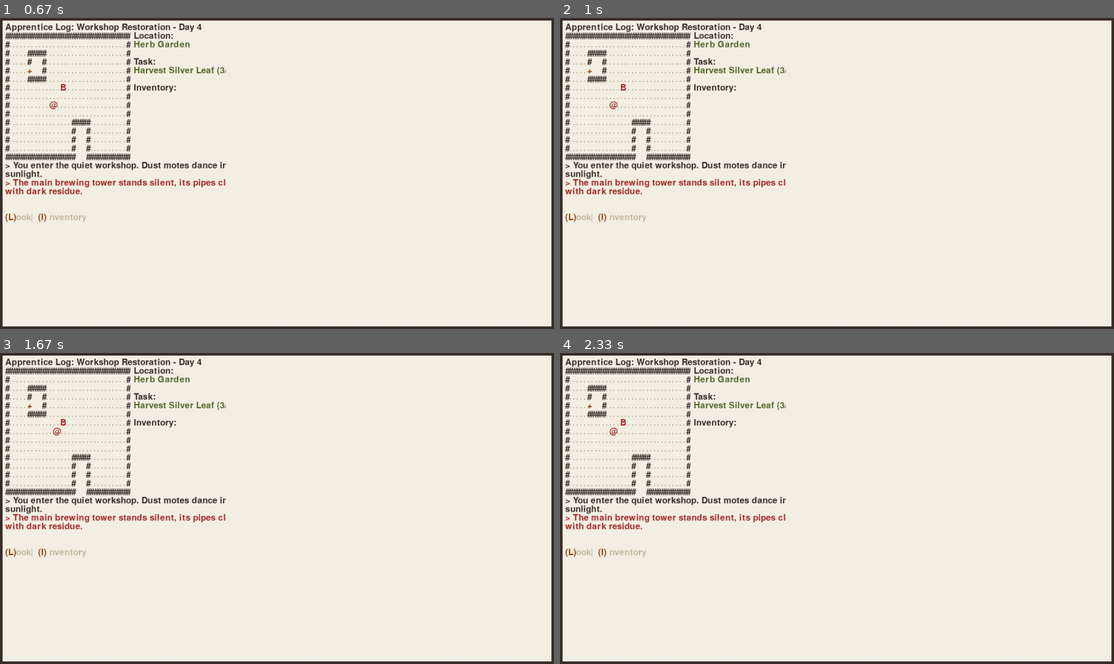
Above: before the commit, frames 1-4 (two rows, left to right).
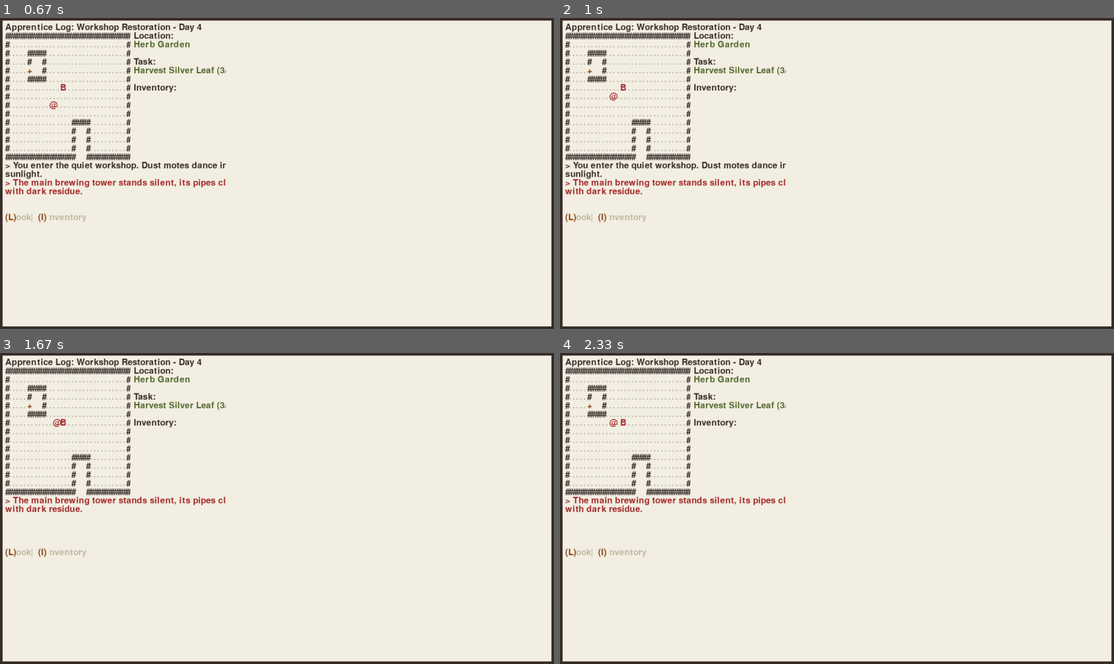
Above: after the commit, the same moments.

Repository: chenxing-dev/pygame-potion-crafter
Game: pygame game, started from src/main.py
Same seed, same stepped clock (60 frames per second), same inputs: the game is played once before the commit and once after it.
Inputs:
- Up to frame 1 (0.67 s): hold Right from 0.33 s (still down)
- Up to frame 2 (1 s): release Right at 0.8 s; hold Page Up from 0.83 s (still down); hold Up from 0.83 s (still down)
- Up to frame 3 (1.67 s): release Page Up at 1.13 s; release Up at 1.13 s; hold Up 1.17-1.47 s; hold Right from 1.5 s (still down); tap Page Down at 1.65 s
- Up to frame 4 (2.33 s): release Right at 1.97 s; hold Left from 2 s (still down)

Frame 1 is identical in both runs. In frame 2, less than 0.1% of the frame differs, in the area x 8-11%, y 23-30%; in frame 3, 1.4%; in frame 4, 1.4%, in the area x 0-41%, y 21-57%.

Commit message:
消息日志支持滚动以查看历史消息

Diff:
--- a/src/engine.py
+++ b/src/engine.py
@@ -70,6 +70,21 @@
             self.messages.append(("", color))
             return
 
+        # 分割消息以适应宽度
+        lines = self.split_message(message)
+
+        # Add all lines to message log
+        for line in lines:
+            self.messages.append((line, color))
+
+        # Keep message log manageable
+        if len(self.messages) > self.max_lines:
+            self.messages = self.messages[-self.max_lines:]
+
+        # Auto-scroll to bottom
+        self.scroll_to_bottom()
+
+    def split_message(self, message):
         # Split long messages into chunks that fit in the message area
         max_chars = GRID_WIDTH  # Max characters per line
         words = message.split()
@@ -103,16 +118,7 @@
         if current_line:
             lines.append(current_line)
 
-        # Add all lines to message log
-        for line in lines:
-            self.messages.append((line, color))
-
-        # Keep message log manageable
-        if len(self.messages) > self.max_lines:
-            self.messages = self.messages[-self.max_lines:]
-
-        # Auto-scroll to bottom
-        self.scroll_to_bottom()
+        return lines
 
     def scroll_to_bottom(self):
         """Scroll to the bottom of the message log"""
@@ -124,8 +130,18 @@
 
     def scroll_down(self):
         """Scroll down one line"""
-        self.scroll_offset = min(len(self.messages) - self.max_lines,
+        self.scroll_offset = min(len(self.messages) - MSG_HEIGHT,
                                  self.scroll_offset + 1)
+
+    def handle_input(self, key):
+        """处理滚动输入"""
+        if key == pygame.K_PAGEUP:
+            self.scroll_up()
+            return True
+        elif key == pygame.K_PAGEDOWN:
+            self.scroll_down()
+            return True
+        return False
 
     def render(self, container):
         """Render messages with colored keywords"""
@@ -588,6 +604,10 @@
             if event.key == pygame.K_ESCAPE:
                 keep_running = False
                 break
+
+            # 检查消息日志滚动
+            if self.message_log.handle_input(event.key):
+                continue
 
             # 如果在交互模式下，让交互系统处理输入
             if self.interaction_system and self.interaction_system.interaction_mode:
